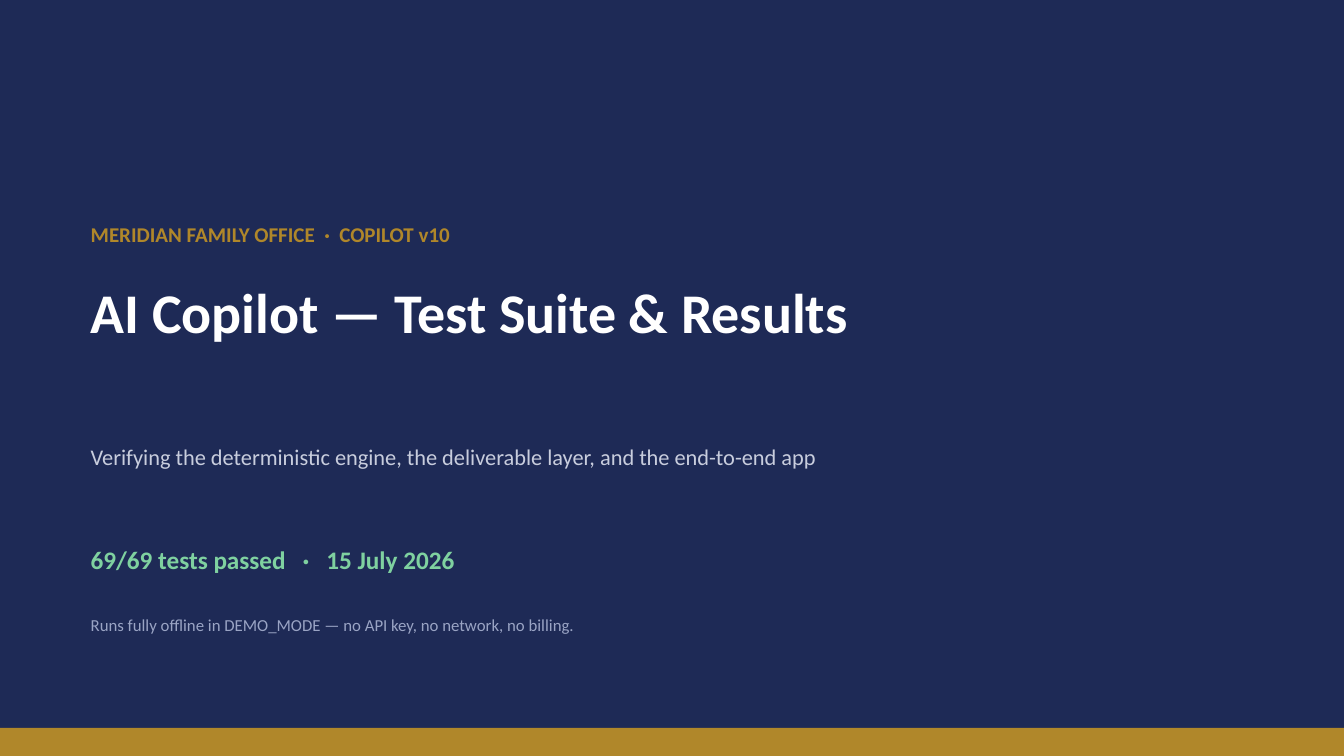
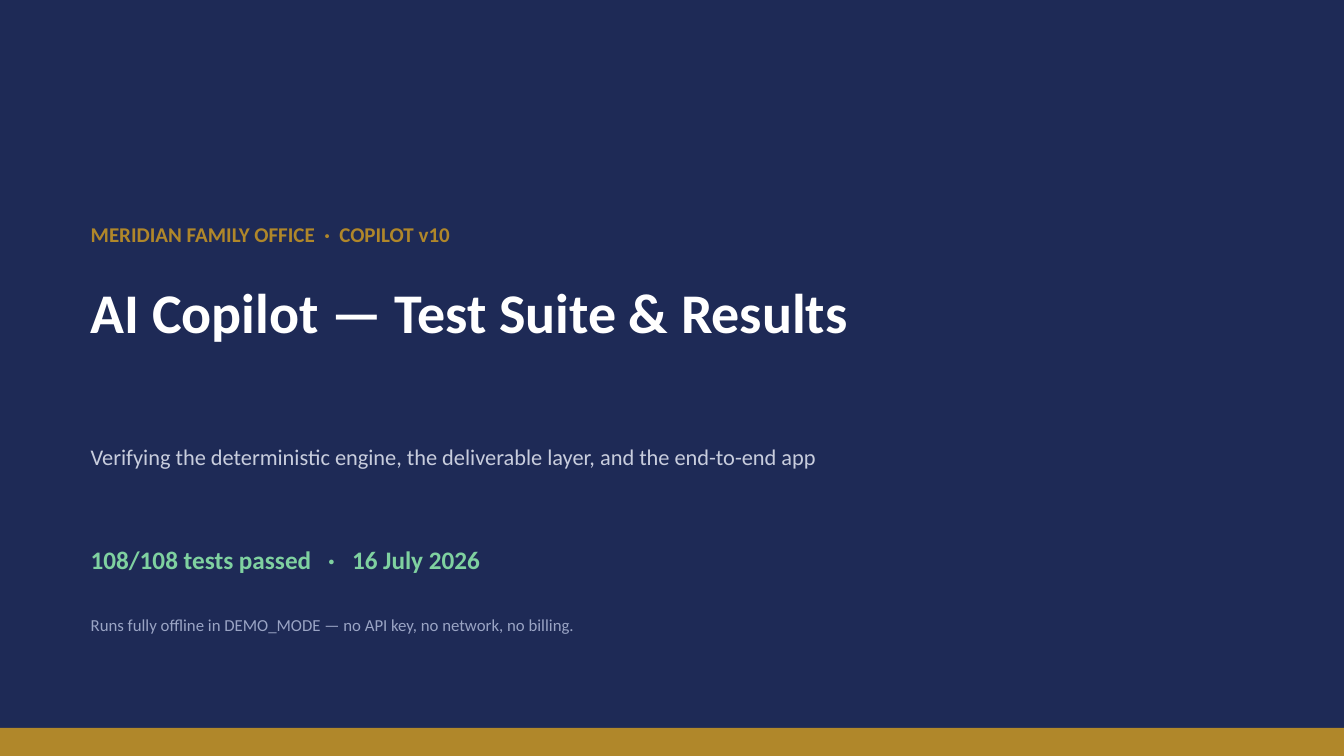
Before and after one commit to desmond108/family-office-copilot, a slide deck: slide 1 of Meridian_Copilot_Test_Report_v10.pptx. Drawn at 1344x756 pixels with LibreOffice and Linux fonts; fonts in the diff are those of the drawing. Boxes give left, top, right and bottom in pixels: in the first picture for what was removed or moved away, otherwise in the second. Text is boxed around its words. In the diff, an @@ line names an element or a change of style, - is before the commit and + after.

```diff
--- a/Meridian_Copilot_Test_Report_v10.pptx
+++ b/Meridian_Copilot_Test_Report_v10.pptx
@@ text at <box>91,551,480,573</box>: text changed @@
-69/69 tests passed · 15 July 2026
+108/108 tests passed · 16 July 2026
```
Also in this commit, not shown: 2 other slides changed, 1 slide added, 6 other files.
